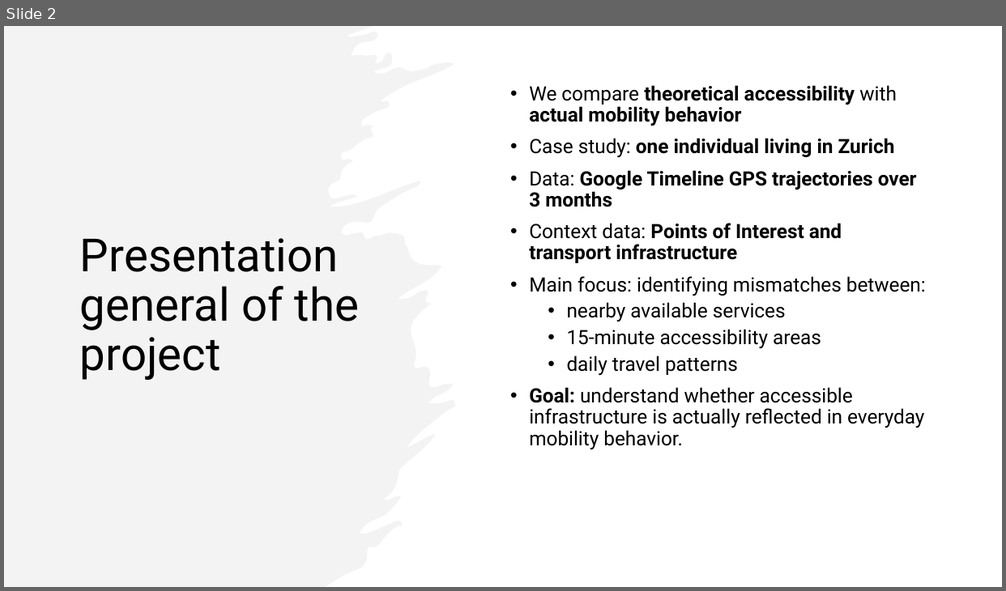
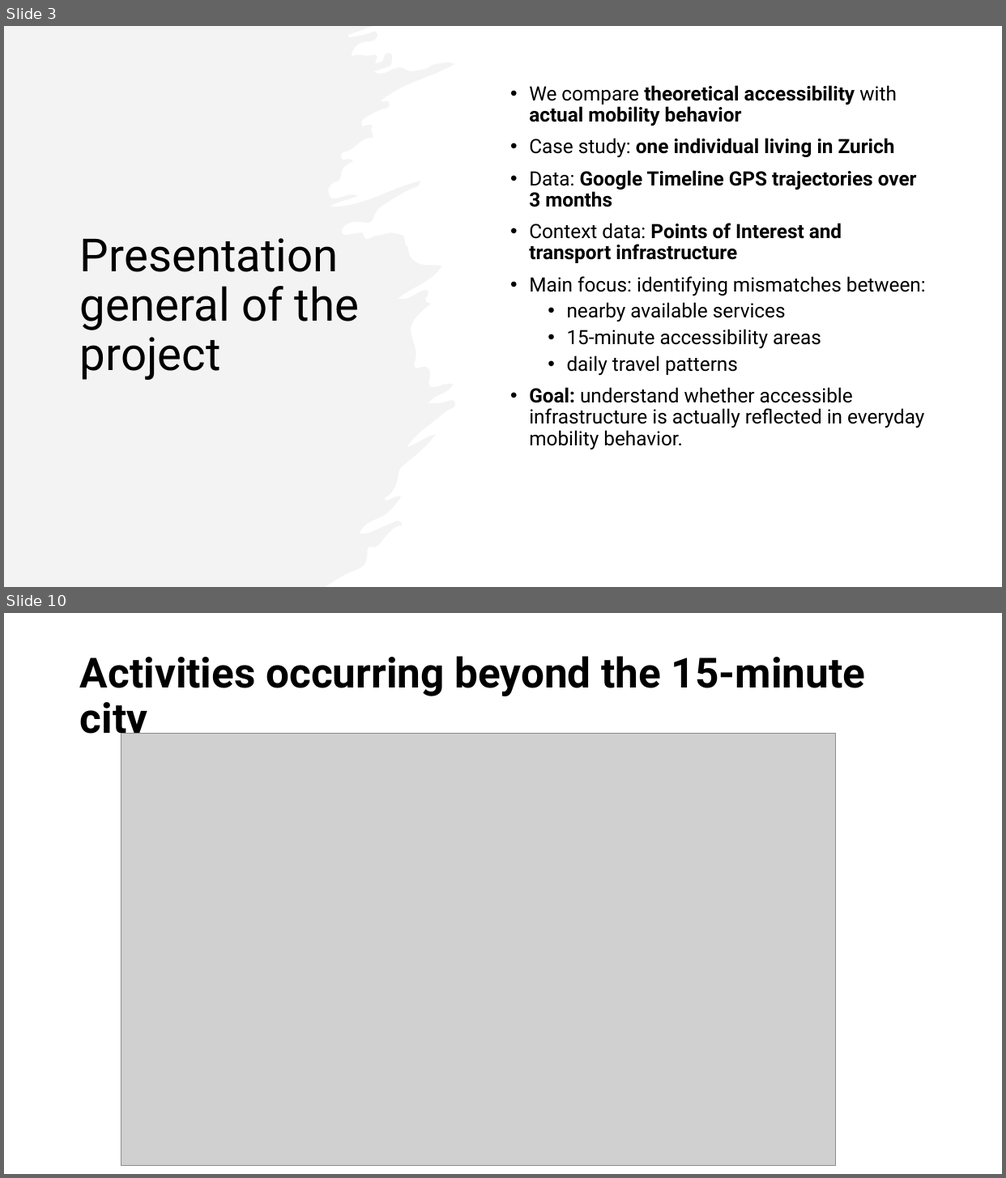
Before and after one commit to nono2001geek/Semester_Project_Lucie_No-mie, a slide deck: The 15-Minute City in Practice.pptx. Shown one above the other, each under a label of ours: slide 2 before the commit, slides 3 and 10 after it; the slides between them are not shown. The pictures are 1006x591 and 1006x1178 pixels, drawn with LibreOffice and Linux fonts; fonts in the diff are those of the drawing; grey boxes stand for pictures. Boxes give left, top, right and bottom in pixels: in the first picture for what was removed or moved away, otherwise in the second. Text is boxed around its words. In the diff, an @@ line names an element or a change of style, - is before the commit and + after.

```diff
--- a/The 15-Minute City in Practice.pptx
+++ b/The 15-Minute City in Practice.pptx
@@ slide 10 added at [4,613,1002,1174], background #FFFFFF @@
@@ title added at [80,656,865,743], 40 pt, text #000000, bold @@
+Activities occurring beyond the 15-minute city
@@ picture added at [121,734,836,1166] @@
@@ what was slide 2 is now slide 3 @@
```
Also in this commit, not shown: 4 slides changed, 5 other slides added, 2 slides removed, 11 other files.
